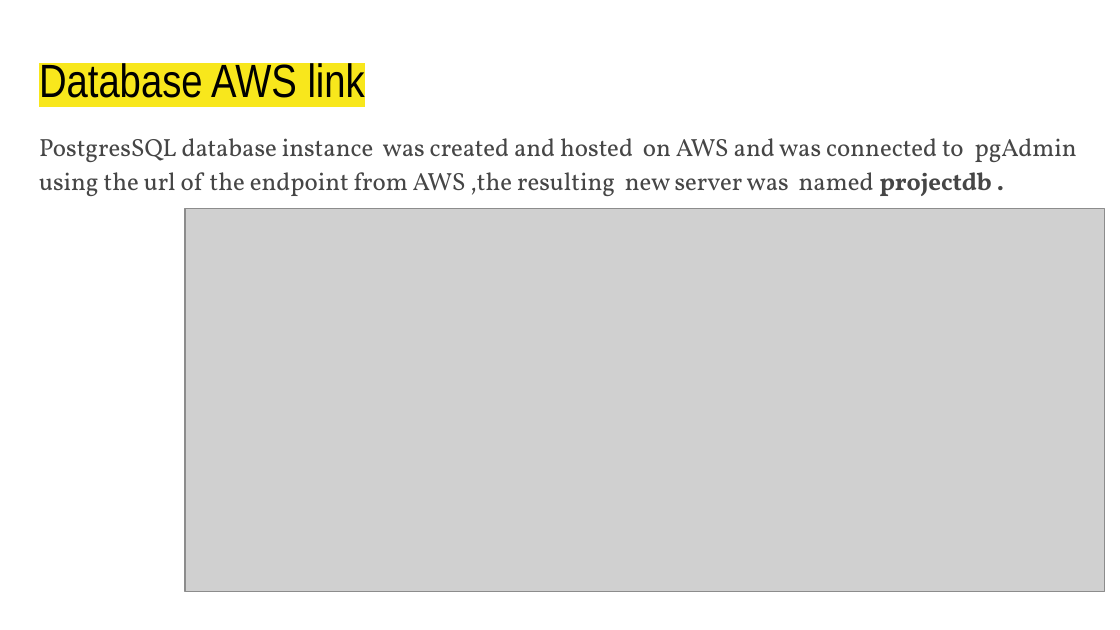
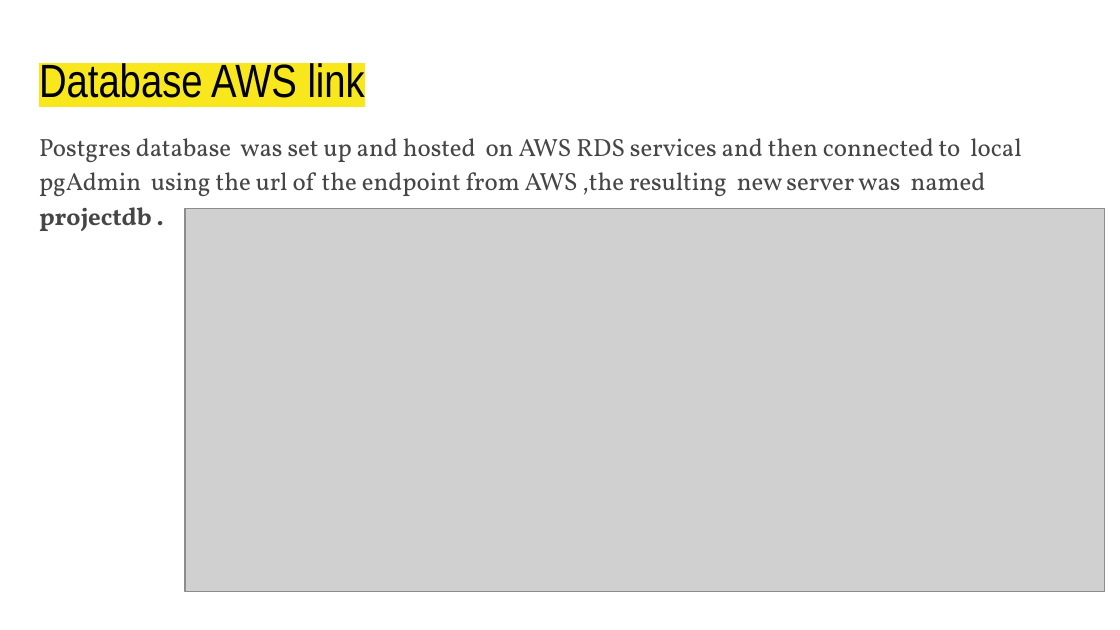
Before and after one commit to domivillacis/Hotel_reservations_analysis, a slide deck: slide 24 of Hotel_Reservations.pptx. Drawn at 1120x630 pixels with LibreOffice and Linux fonts; fonts in the diff are those of the drawing; grey boxes stand for pictures. Boxes give left, top, right and bottom in pixels: in the first picture for what was removed or moved away, otherwise in the second. Text is boxed around its words. In the diff, an @@ line names an element or a change of style, - is before the commit and + after.

Commit message:
Updated PPT

```diff
--- a/Hotel_Reservations.pptx
+++ b/Hotel_Reservations.pptx
@@ text at (39,138,1022,231): text changed @@
-PostgresSQL database instance was created and hosted on AWS and was connected to pgAdmin using the url of the endpoint from AWS ,the resulting new server was named projectdb .
+Postgres database was set up and hosted on AWS RDS services and then connected to local pgAdmin using the url of the endpoint from AWS ,the resulting new server was named projectdb .
```
Also in this commit, not shown: 3 other slides changed.
